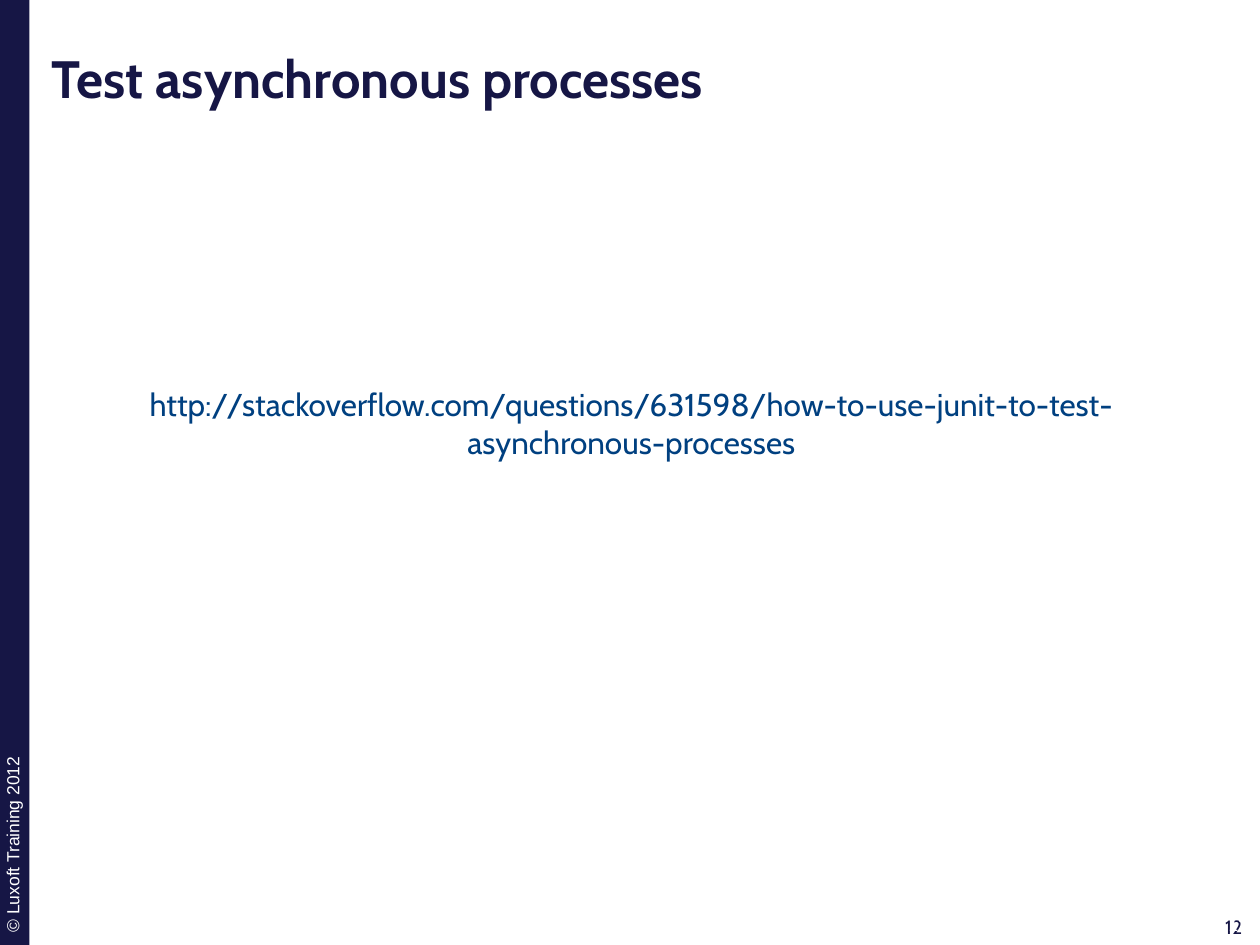
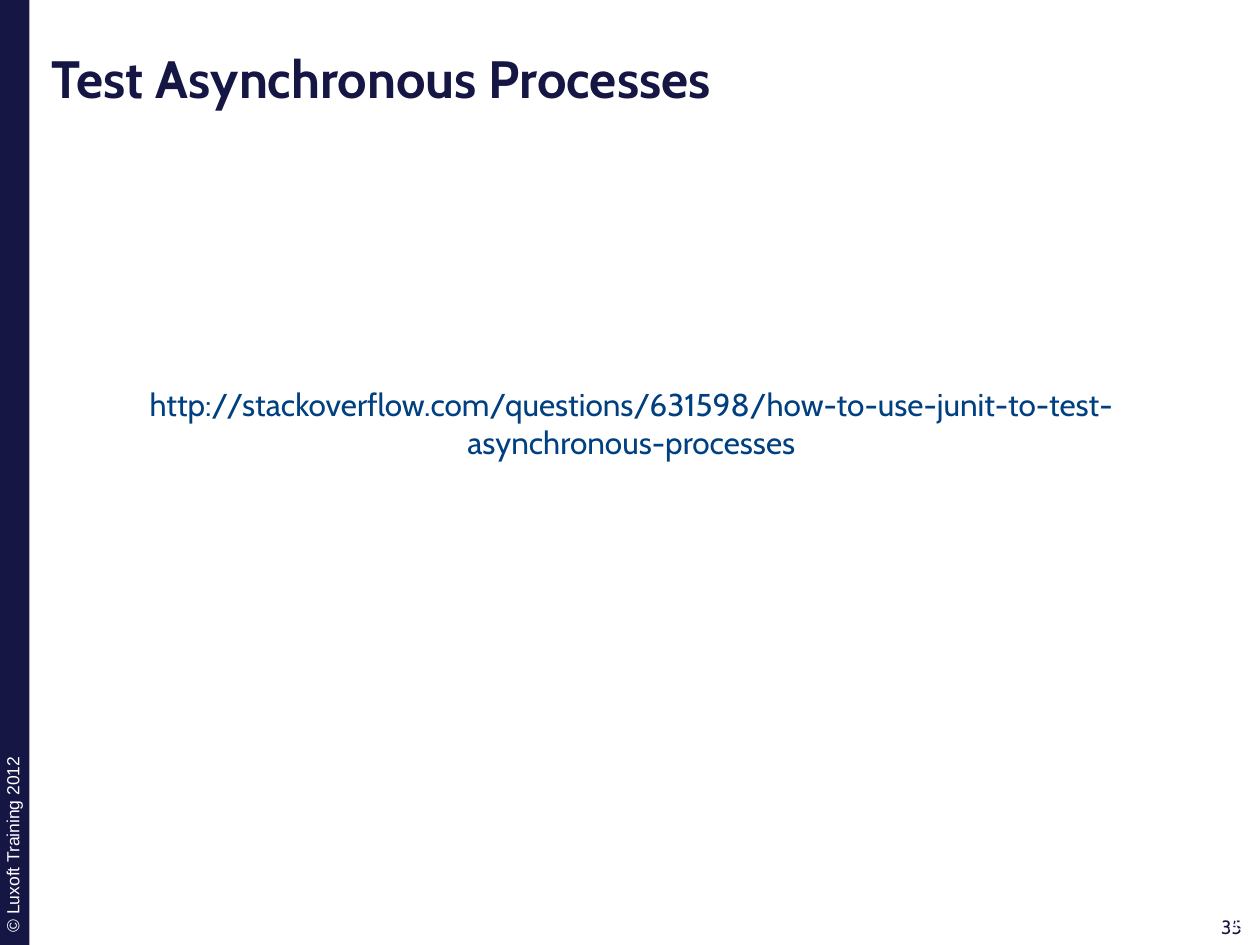
Before and after one commit to ivan-dyachenko/Trainings, a slide deck: slide 35 of Test Driven Development/materials/pptx/3. TDD-Integration.pptx (slide 12 before the commit). Drawn at 1260x945 pixels with LibreOffice and Linux fonts; fonts in the diff are those of the drawing; background and template pictures are left out. Boxes give left, top, right and bottom in pixels: in the first picture for what was removed or moved away, otherwise in the second. Text is boxed around its words. In the diff, an @@ line names an element or a change of style, - is before the commit and + after.

```diff
--- a/Test Driven Development/materials/pptx/3. TDD-Integration.pptx
+++ b/Test Driven Development/materials/pptx/3. TDD-Integration.pptx
@@ title at [52,58,711,110]: text changed @@
-Test asynchronous processes
+Test Asynchronous Processes
@@ page number at [1221,920,1242,935]: text changed @@
-12
+35
@@ page number at [1229,920,1248,935]: text changed @@
-12
+35
```
Also in this commit, not shown: 3 other slides changed, 23 slides added, 10 other files.
